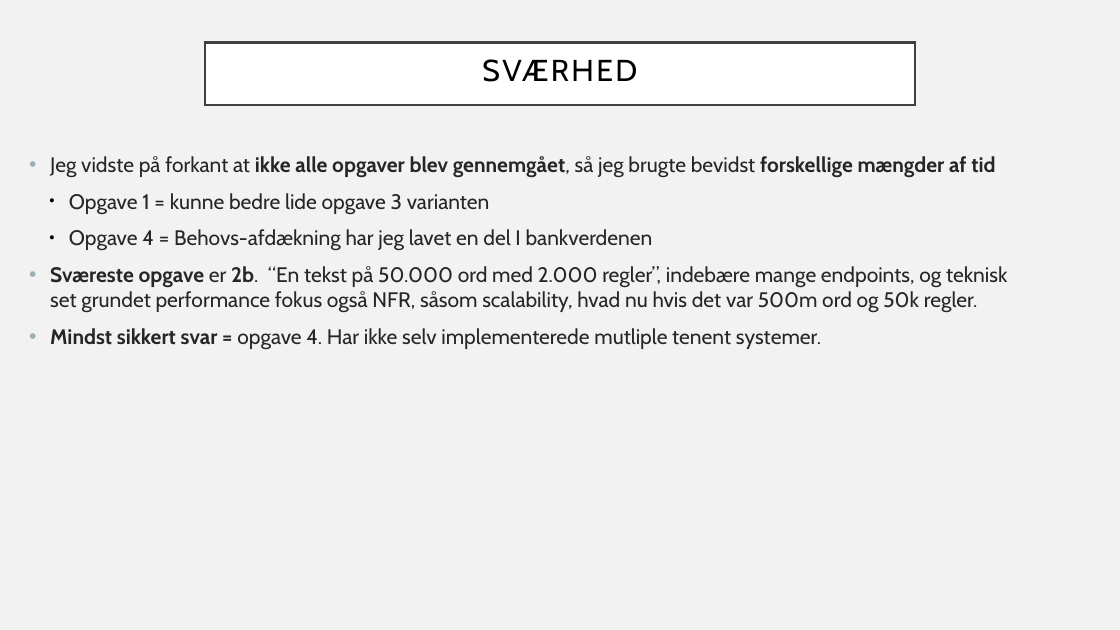
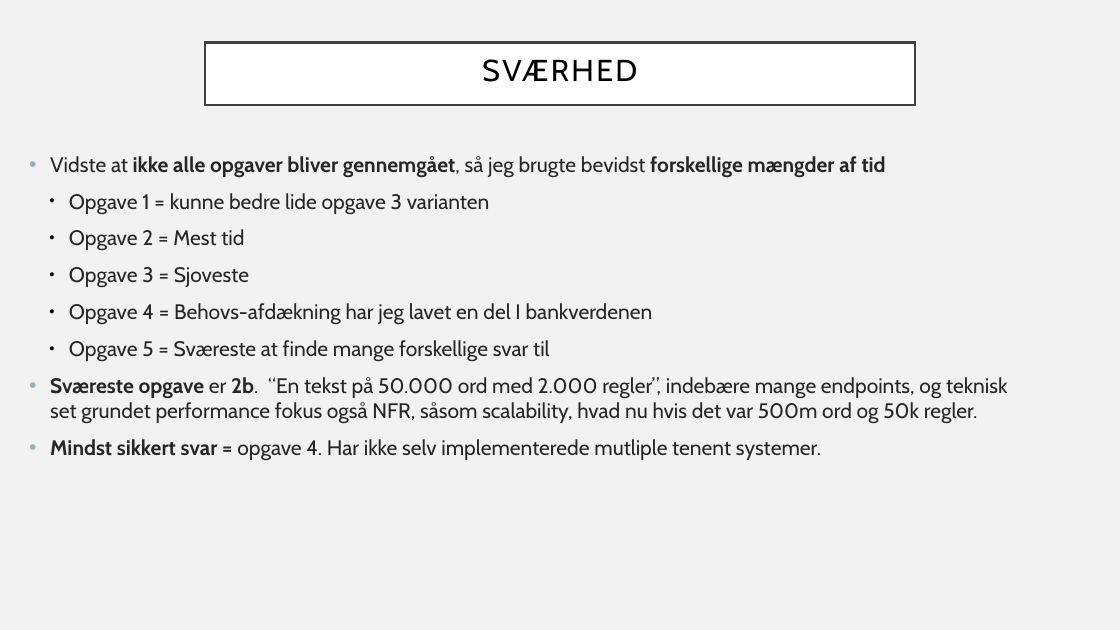
Before and after one commit to Grumlebob/JobInterviewRitzau, a slide deck: slide 14 of Ritzau.odp. Drawn at 1120x630 pixels with LibreOffice and Linux fonts; fonts in the diff are those of the drawing. Boxes give left, top, right and bottom in pixels: in the first picture for what was removed or moved away, otherwise in the second. Text is boxed around its words. In the diff, an @@ line names an element or a change of style, - is before the commit and + after.

Commit message:
Brødtekst lavet om til bullets på opgave 1-5

```diff
--- a/Ritzau.odp
+++ b/Ritzau.odp
@@ text at [50, 156, 886, 178]: text changed @@
-• Jeg vidste på forkant at ikke alle opgaver blev gennemgået, så jeg brugte bevidst forskellige mængder af tid
+• Vidste at ikke alle opgaver bliver gennemgået, så jeg brugte bevidst forskellige mængder af tid
@@ text at [69, 229, 249, 288]: paragraphs added @@
+  ● Opgave 2 = Mest tid
+  ● Opgave 3 = Sjoveste
@@ text at [69, 340, 549, 362]: paragraph added @@
+  ● Opgave 5 = Sværeste at finde mange forskellige svar til
```
Also in this commit, not shown: 12 other slides changed, 1 slide added, 2 slides removed, 1 other file.
